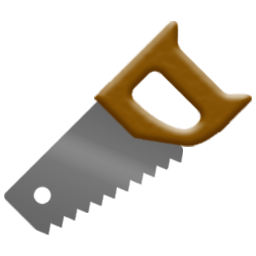
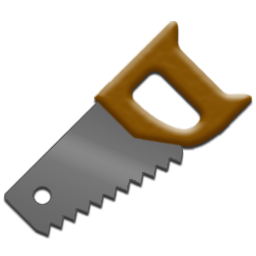
Before/after of a (256, 256) layered artwork. What changed in the layer stack:
added group "Group 1" with 2 layers over [4, 23, 252, 235]
moved "Layer 4" into group "Group 1" over [94, 23, 252, 147]
moved "Layer 3" into group "Group 1" over [4, 99, 183, 235]
